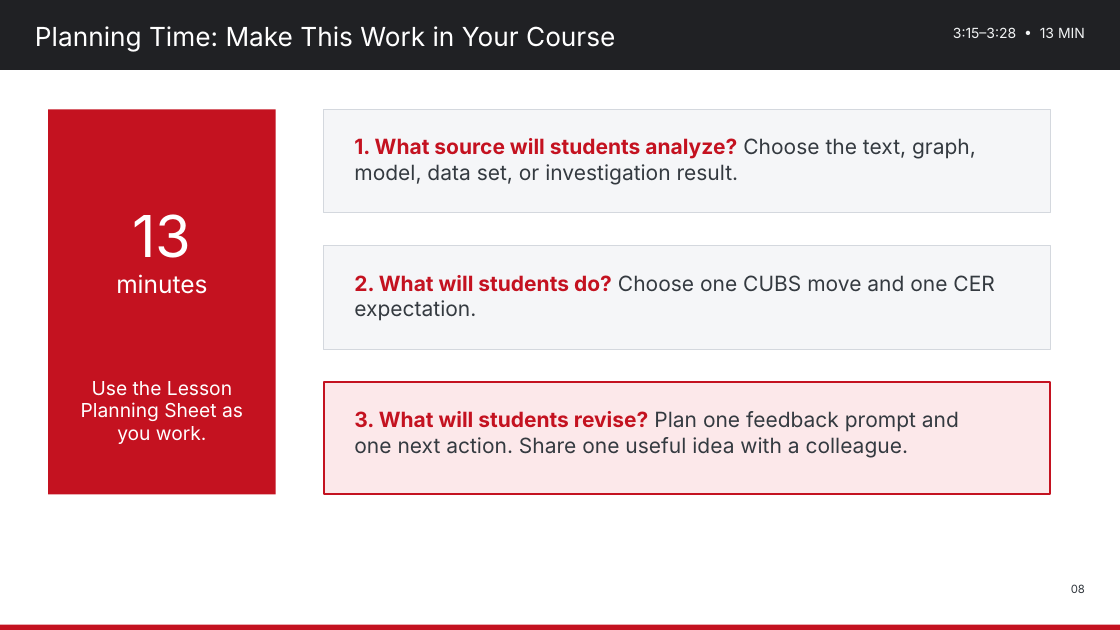
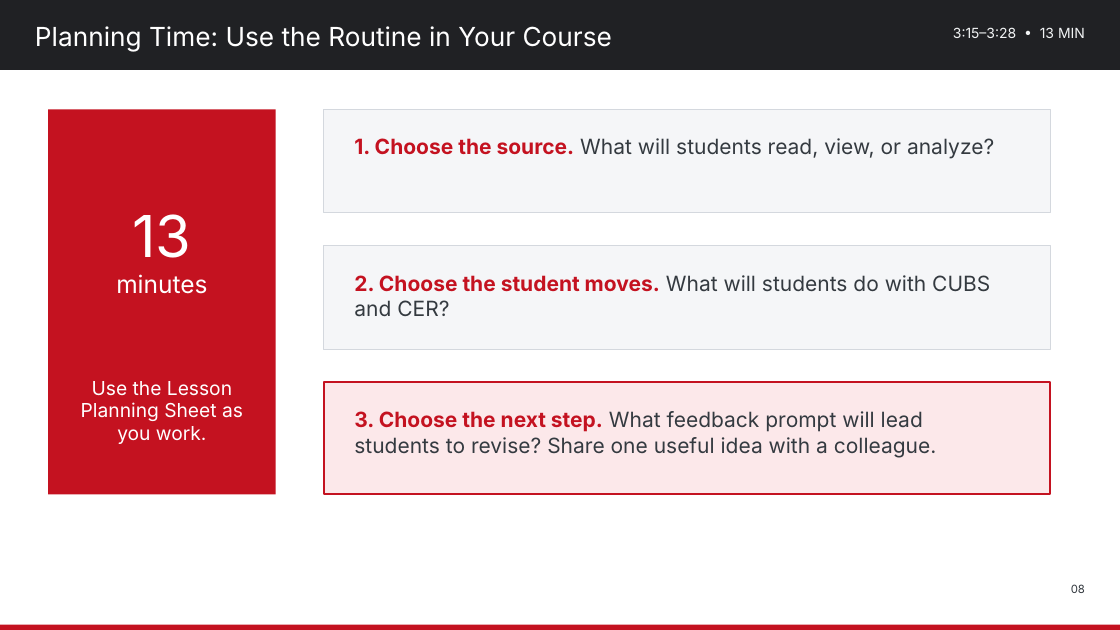
Before and after one commit to nbhs-science/nbhs-science, a slide deck: slide 8 of assets/plc/2026-10-28_Science_Department_PD_Strengthening_Science_Literacy.pptx. Drawn at 1120x630 pixels with LibreOffice and Linux fonts; fonts in the diff are those of the drawing. Boxes give left, top, right and bottom in pixels: in the first picture for what was removed or moved away, otherwise in the second. Text is boxed around its words. In the diff, an @@ line names an element or a change of style, - is before the commit and + after.

Commit message:
Refine Oct. 28 PD slides
Simplify all slides, add clearer teacher-facing wording, and retain the correct CER color key.

```diff
--- a/assets/plc/2026-10-28_Science_Department_PD_Strengthening_Science_Literacy.pptx
+++ b/assets/plc/2026-10-28_Science_Department_PD_Strengthening_Science_Literacy.pptx
@@ text at [35,26,612,52]: text changed @@
-Planning Time: Make This Work in Your Course
+Planning Time: Use the Routine in Your Course
@@ text at [354,138,994,159]: text changed @@
-1. What source will students analyze? Choose the text, graph, model, data set, or investigation result.
+1. Choose the source. What will students read, view, or analyze?
@@ text at [354,275,990,317]: text changed @@
-2. What will students do? Choose one CUBS move and one CER expectation.
+2. Choose the student moves. What will students do with CUBS and CER?
@@ text at [354,411,937,458]: text changed @@
-3. What will students revise? Plan one feedback prompt and one next action. Share one useful idea with a colleague.
+3. Choose the next step. What feedback prompt will lead students to revise? Share one useful idea with a colleague.
```
Also in this commit, not shown: 8 other slides changed.
